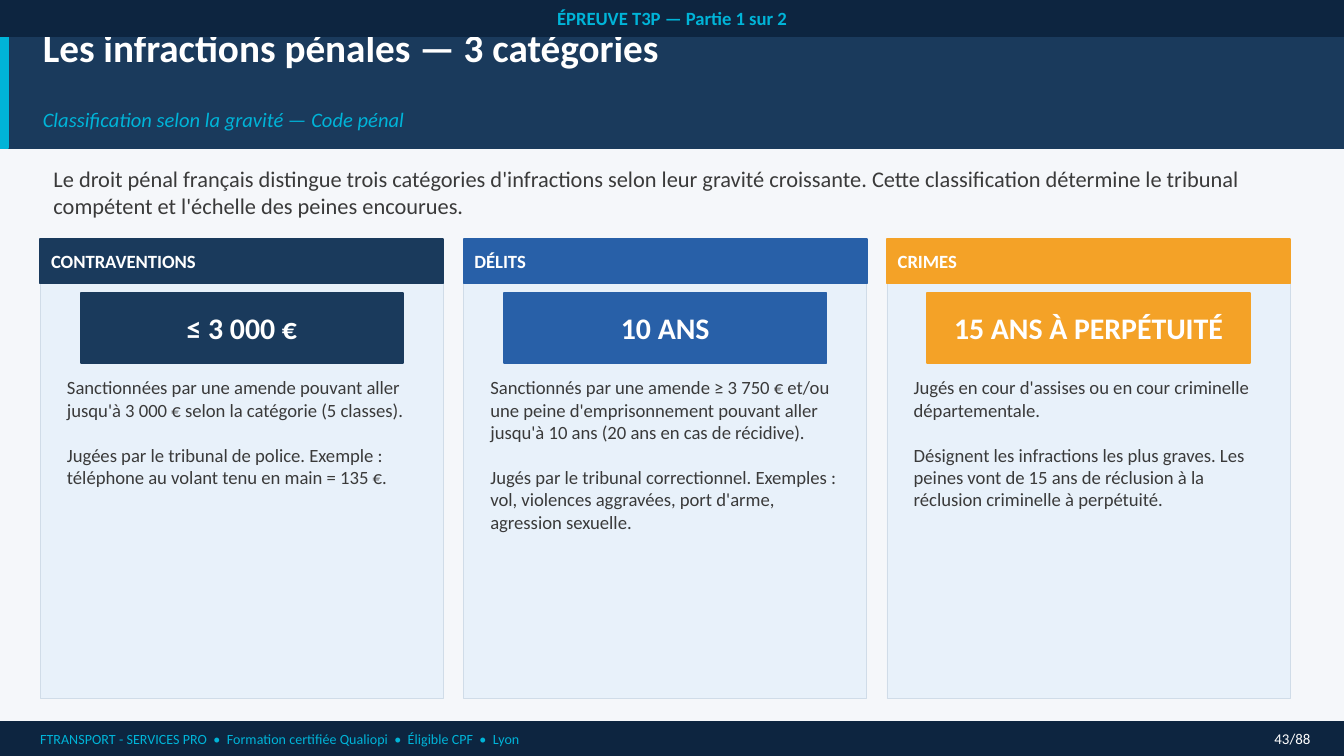
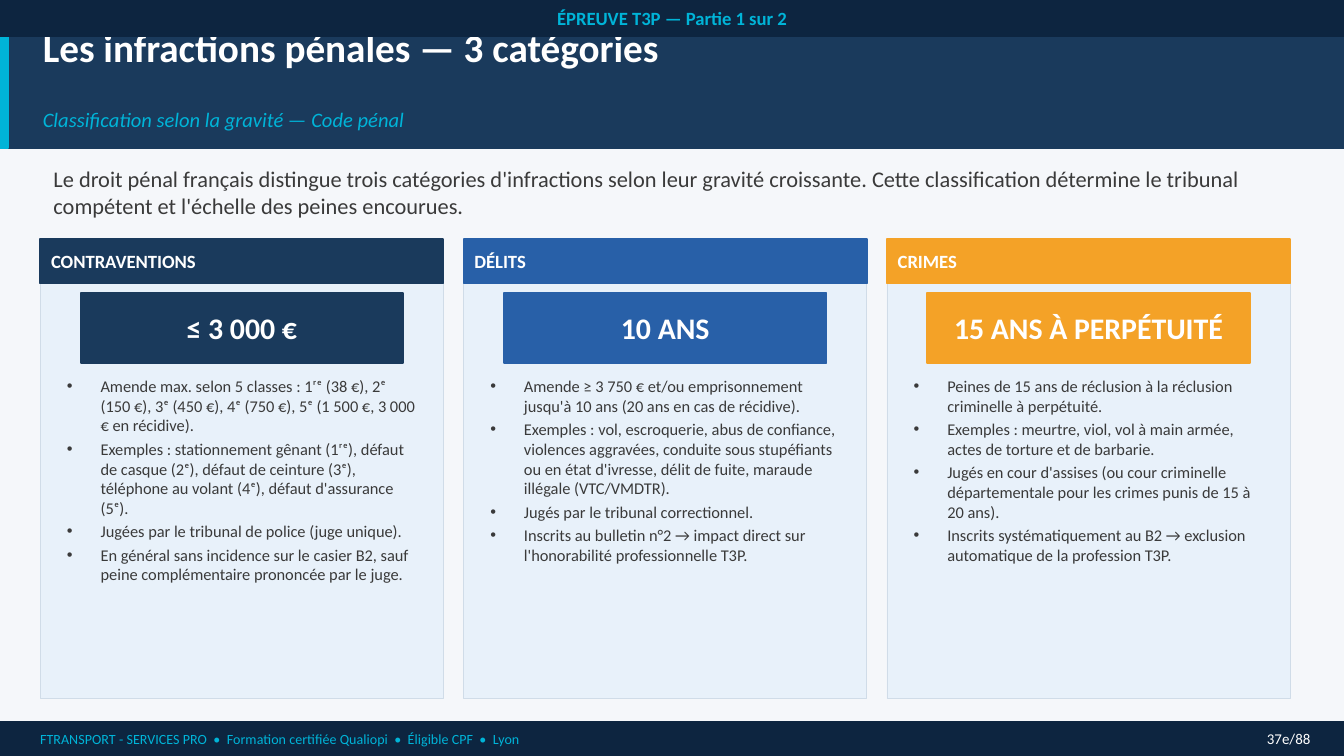
Before and after one commit to nanouf69/insight-learn-manage, a slide deck: slide 44 of public/cours/vtc/A_T3P_partie_1.pptx (slide 48 before the commit). Drawn at 1344x756 pixels with LibreOffice and Linux fonts; fonts in the diff are those of the drawing. Boxes give left, top, right and bottom in pixels: in the first picture for what was removed or moved away, otherwise in the second. Text is boxed around its words. In the diff, an @@ line names an element or a change of style, - is before the commit and + after.

```diff
--- a/public/cours/vtc/A_T3P_partie_1.pptx
+++ b/public/cours/vtc/A_T3P_partie_1.pptx
@@ text at [101, 380, 415, 583]: text changed; size 10 to 8.8 pt @@
-Sanctionnées par une amende pouvant aller jusqu'à 3 000 € selon la catégorie (5 classes).
-Jugées par le tribunal de police. Exemple : téléphone au volant tenu en main = 135 €.
+• Amende max. selon 5 classes : 1ʳᵉ (38 €), 2ᵉ (150 €), 3ᵉ (450 €), 4ᵉ (750 €), 5ᵉ (1 500 €, 3 000 € en récidive).
+• Exemples : stationnement gênant (1ʳᵉ), défaut de casque (2ᵉ), défaut de ceinture (3ᵉ), téléphone au volant (4ᵉ), défaut d'assurance (5ᵉ).
+• Jugées par le tribunal de police (juge unique).
+• En général sans incidence sur le casier B2, sauf peine complémentaire prononcée par le juge.
@@ text at [524, 380, 835, 564]: text changed; size 10 to 8.8 pt @@
-Sanctionnés par une amende ≥ 3 750 € et/ou une peine d'emprisonnement pouvant aller jusqu'à 10 ans (20 ans en cas de récidive).
-Jugés par le tribunal correctionnel. Exemples : vol, violences aggravées, port d'arme, agression sexuelle.
+• Amende ≥ 3 750 € et/ou emprisonnement jusqu'à 10 ans (20 ans en cas de récidive).
+• Exemples : vol, escroquerie, abus de confiance, violences aggravées, conduite sous stupéfiants ou en état d'ivresse, délit de fuite, maraude illégale (VTC/VMDTR).
+• Jugés par le tribunal correctionnel.
+• Inscrits au bulletin n°2 → impact direct sur l'honorabilité professionnelle T3P.
@@ text at [947, 380, 1251, 564]: text changed; size 10 to 8.8 pt @@
-Jugés en cour d'assises ou en cour criminelle départementale.
-Désignent les infractions les plus graves. Les peines vont de 15 ans de réclusion à la réclusion criminelle à perpétuité.
+• Peines de 15 ans de réclusion à la réclusion criminelle à perpétuité.
+• Exemples : meurtre, viol, vol à main armée, actes de torture et de barbarie.
+• Jugés en cour d'assises (ou cour criminelle départementale pour les crimes punis de 15 à 20 ans).
+• Inscrits systématiquement au B2 → exclusion automatique de la profession T3P.
@@ text at [1267, 733, 1310, 745]: text changed @@
-43/88
+37e/88
```
Also in this commit, not shown: 4 other slides changed, 3 slides added.
